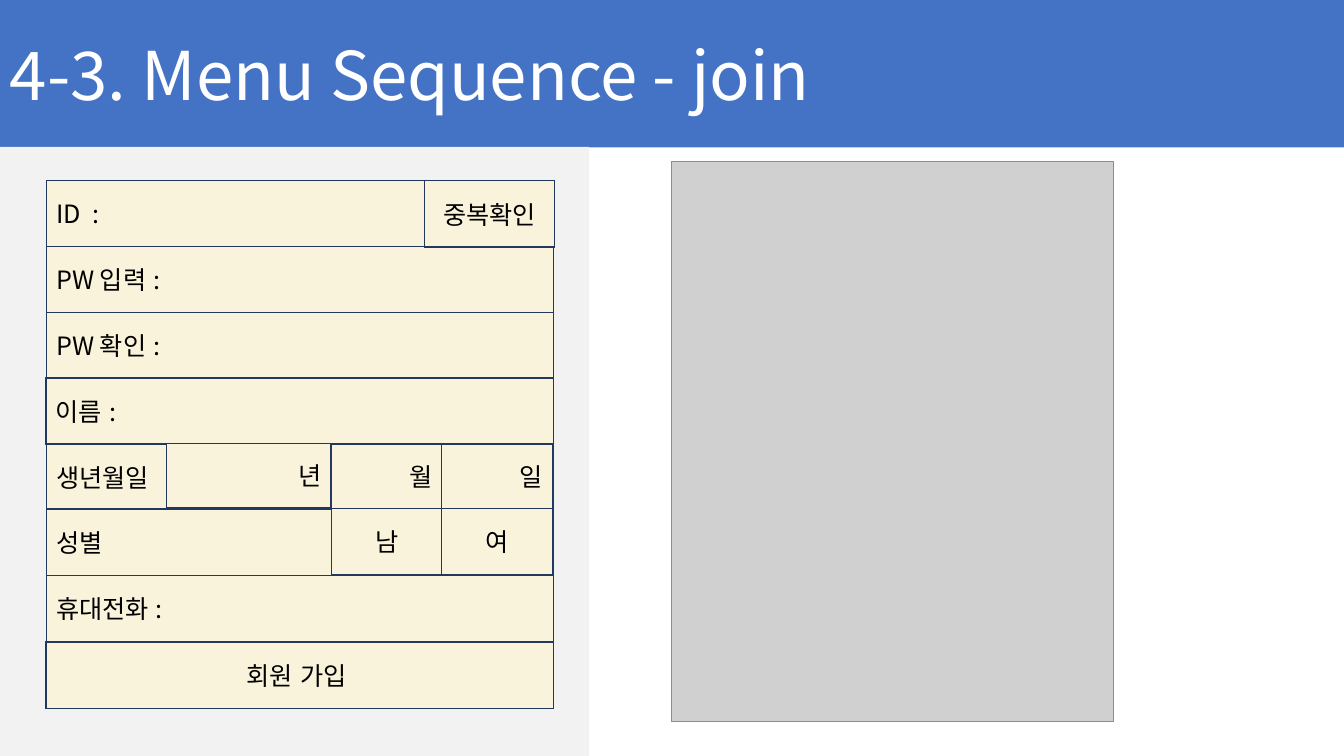
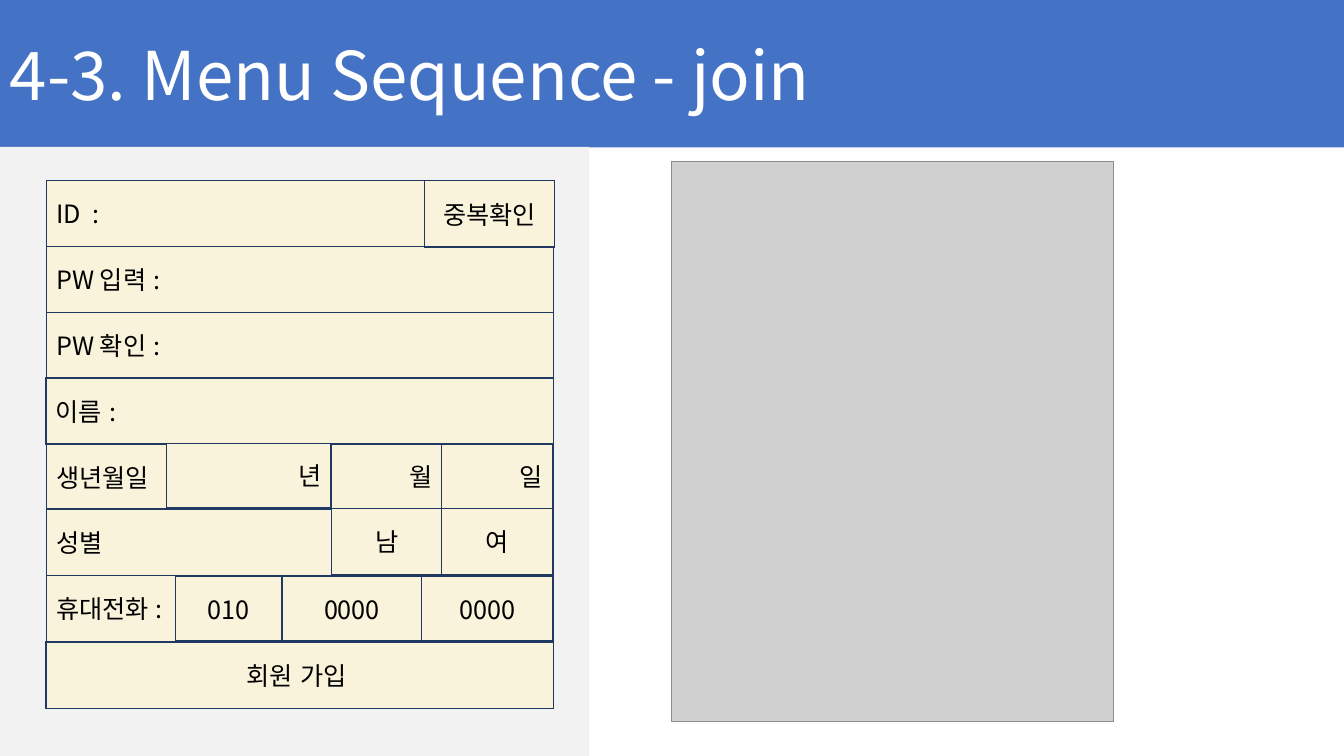
Before and after one commit to ChaeSung-Lee/DJ_InternShip, a slide deck: slide 40 of 2021_Summer/jp.hong/Project_BnC_jph.pptx. Drawn at 1344x756 pixels with LibreOffice and Linux fonts; fonts in the diff are those of the drawing; grey boxes stand for pictures. Boxes give left, top, right and bottom in pixels: in the first picture for what was removed or moved away, otherwise in the second. Text is boxed around its words. In the diff, an @@ line names an element or a change of style, - is before the commit and + after.

```diff
--- a/2021_Summer/jp.hong/Project_BnC_jph.pptx
+++ b/2021_Summer/jp.hong/Project_BnC_jph.pptx
@@ rectangle added at box(175, 577, 282, 641), fill #FAF3DB, outline #223961 1 pt, 18 pt, text #000000 @@
+010
@@ rectangle added at box(282, 577, 421, 641), fill #FAF3DB, outline #223961 1 pt, 18 pt, text #000000 @@
+0000
@@ rectangle added at box(421, 577, 553, 641), fill #FAF3DB, outline #223961 1 pt, 18 pt, text #000000 @@
+0000
```
Also in this commit, not shown: 1 other slide changed, 7 slides added.
